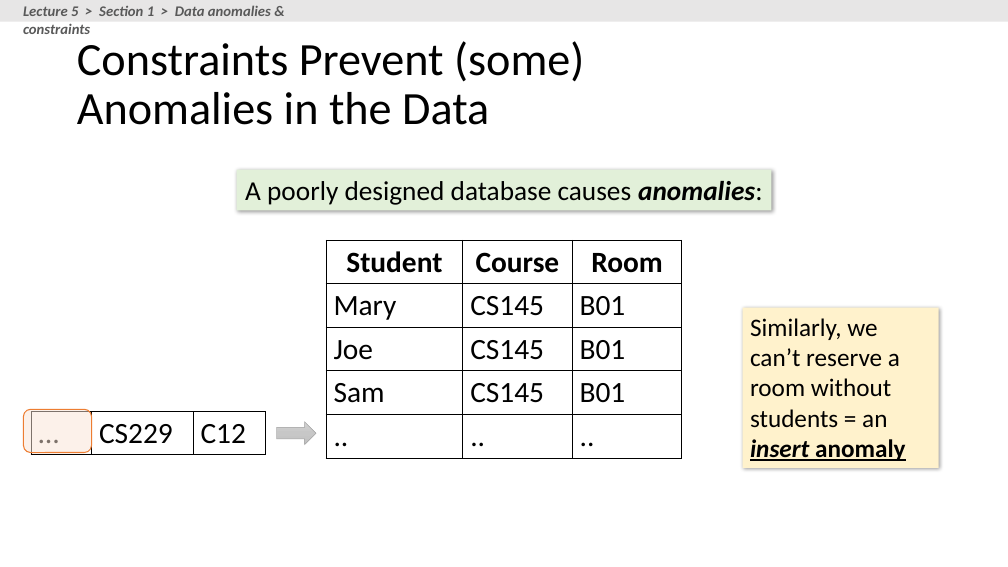
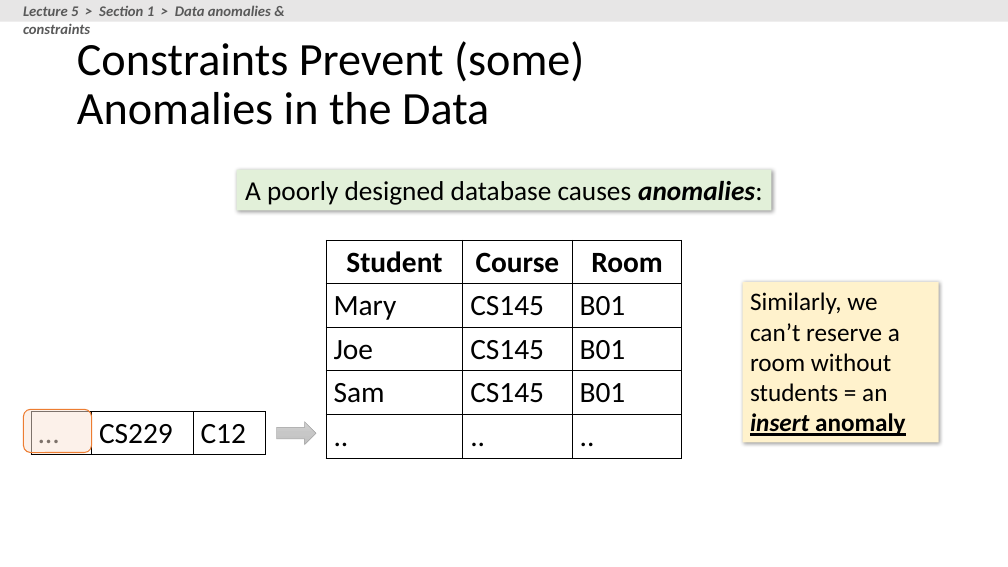
Before and after one commit to XIEQ/cs145-notebooks, a slide deck: slide 16 of lecture-5-7/Lecture_5_7_DB_Design.pptx (slide 13 before the commit). Drawn at 1008x567 pixels with LibreOffice and Linux fonts; fonts in the diff are those of the drawing. Boxes give left, top, right and bottom in pixels: in the first picture for what was removed or moved away, otherwise in the second. Text is boxed around its words. In the diff, an @@ line names an element or a change of style, - is before the commit and + after.

```diff
--- a/lecture-5-7/Lecture_5_7_DB_Design.pptx
+++ b/lecture-5-7/Lecture_5_7_DB_Design.pptx
@@ rectangle "Similarly, we can’t reserve a ...": place and size @@
-rectangle "Similarly, we can’t reserve a ..." at (743,308,938,468)
+rectangle "Similarly, we can’t reserve a ..." at (743,282,938,442)
```
Also in this commit, not shown: 12 other slides changed, 4 slides added, 1 slide removed, 7 other files.
